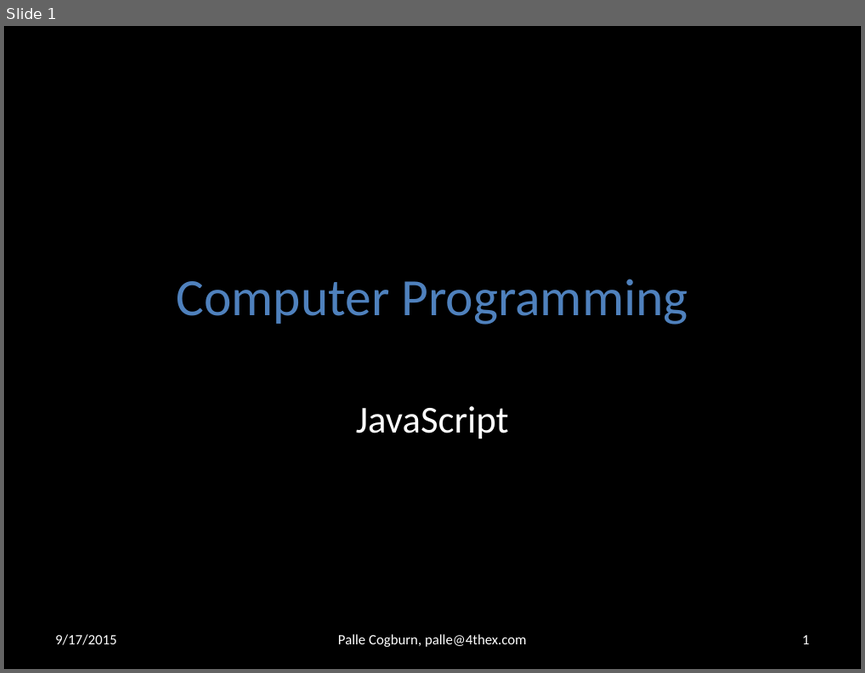
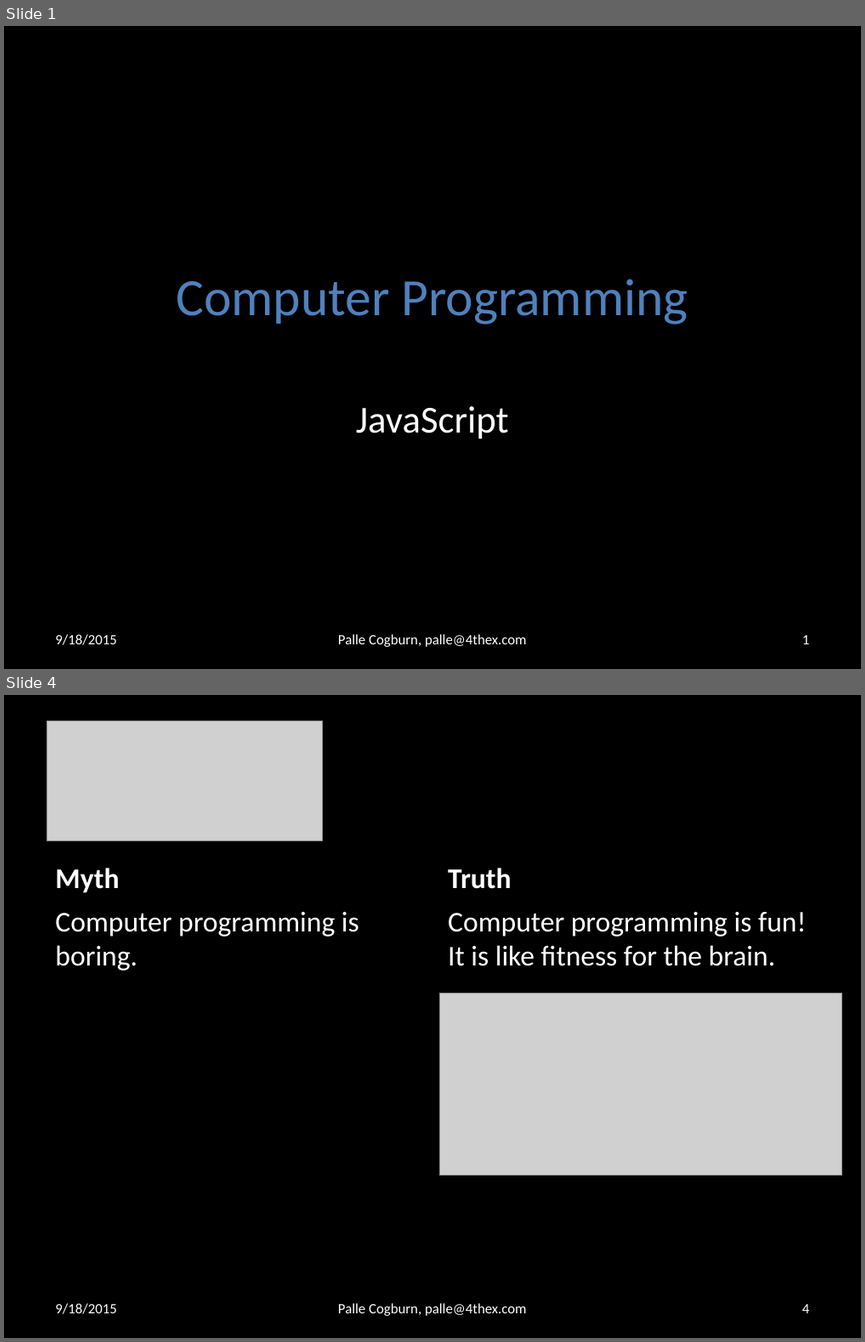
Before and after one commit to 4thex/JSRobot, a slide deck: doc/Computer Programming 1.pptx. Shown one above the other, each under a label of ours: slide 1 before the commit, slides 1 and 4 after it; the slides between them are not shown. The pictures are 865x673 and 865x1342 pixels, drawn with LibreOffice and Linux fonts; fonts in the diff are those of the drawing; grey boxes stand for pictures; background and template pictures are left out. Boxes give left, top, right and bottom in pixels: in the first picture for what was removed or moved away, otherwise in the second. Text is boxed around its words. In the diff, an @@ line names an element or a change of style, - is before the commit and + after.

```diff
--- a/doc/Computer Programming 1.pptx
+++ b/doc/Computer Programming 1.pptx
@@ slide 4 added at (x1=4, y1=695, x2=861, y2=1338), background #000000 @@
@@ picture added at (x1=46, y1=721, x2=323, y2=840) @@
@@ text added at (x1=55, y1=868, x2=119, y2=893), 24 pt, text #FFFFFF, bold @@
+Myth
@@ text added at (x1=448, y1=868, x2=511, y2=889), 24 pt, text #FFFFFF, bold @@
+Truth
@@ text added at (x1=55, y1=912, x2=359, y2=970), 24 pt, text #FFFFFF @@
+Computer programming is boring.
@@ text added at (x1=448, y1=912, x2=806, y2=966), 24 pt, text #FFFFFF @@
+Computer programming is fun! It is like fitness for the brain.
@@ picture added at (x1=439, y1=993, x2=842, y2=1174) @@
@@ text added at (x1=55, y1=1303, x2=116, y2=1314), 12 pt, text #FFFFFF @@
+9/18/2015
@@ text added at (x1=338, y1=1303, x2=527, y2=1315), 12 pt, text #FFFFFF @@
+Palle Cogburn, palle@4thex.com
@@ page number added at (x1=802, y1=1304, x2=809, y2=1313), 12 pt, text #FFFFFF @@
+4
@@ slide 1 changed as well @@
@@ text at (x1=55, y1=634, x2=116, y2=645): text changed @@
-9/17/2015
+9/18/2015
```
Also in this commit, not shown: 17 other slides changed, 2 other slides added.
